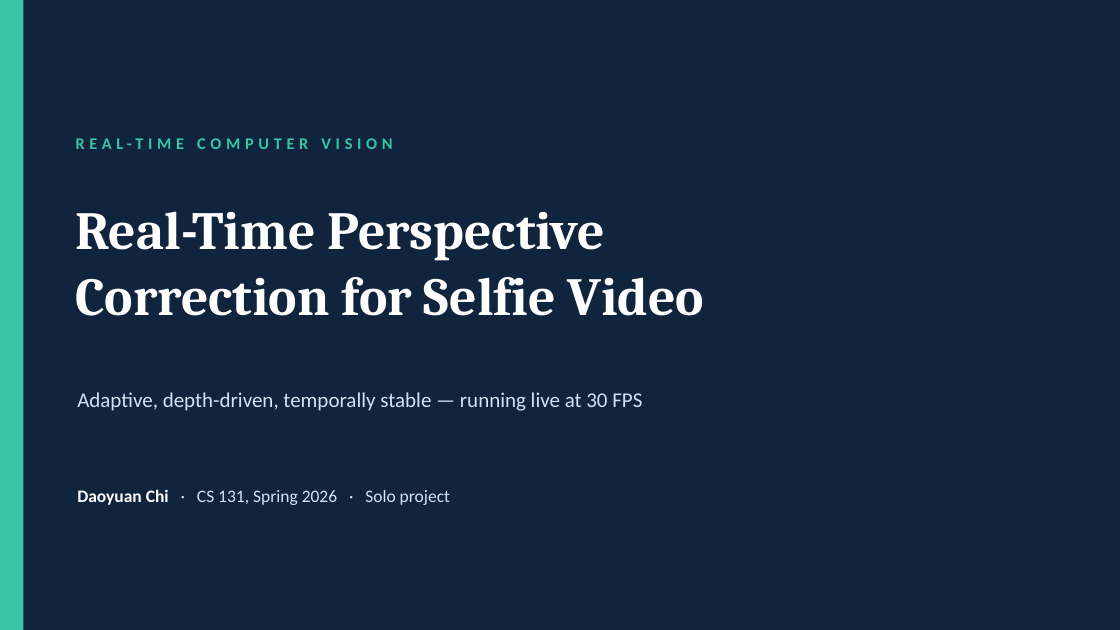
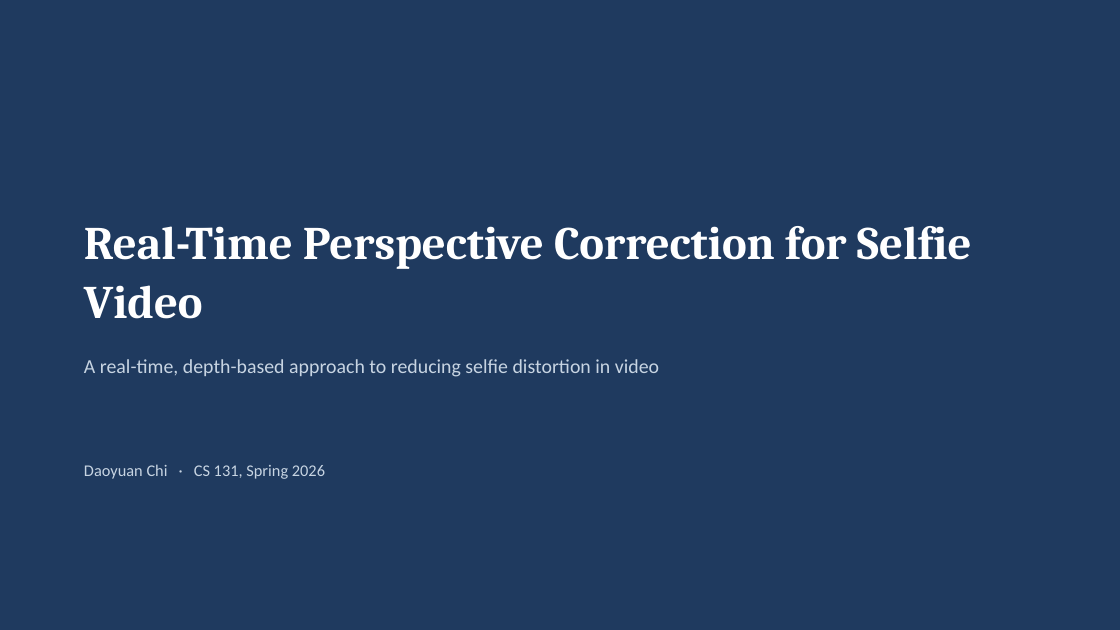
Before and after one commit to Danni281/selfie-perspective-correction, a slide deck: slide 1 of report/demo_slides.pptx. Drawn at 1120x630 pixels with LibreOffice and Linux fonts; fonts in the diff are those of the drawing. Boxes give left, top, right and bottom in pixels: in the first picture for what was removed or moved away, otherwise in the second. Text is boxed around its words. In the diff, an @@ line names an element or a change of style, - is before the commit and + after.

Commit message:
Rebuild demo deck: modest wording, minimal decoration, no face example
Per request: removed the 3-panel face before/after/truth figure from the
deck, plain white slides with a single navy heading and one accent color
(dropped the colored cards, accent bars, stat callouts, and icons), and
hedged the language throughout ("explore whether", "appears to be the
main limit", "roughly 23-30 FPS", "closing roughly 38-93%"). Seven
slides: title, problem, method pipeline, jitter result, CMDP result,
two observations + limitations, summary. Charts and the CMDP figure
unchanged.

```diff
--- a/report/demo_slides.pptx
+++ b/report/demo_slides.pptx
@@ background #10243E to #1F3A5F @@
@@ rectangle removed at [0, 0, 24, 630] @@
@@ text at [84, 226, 972, 319]: text changed; size 46 to 40 pt @@
-Real-Time Perspective
-Correction for Selfie Video
+Real-Time Perspective Correction for Selfie Video
@@ text at [84, 359, 659, 377]: text changed; size 14 to 17 pt; text colour #37C5A3 to #C7D4E2; bold off @@
-REAL-TIME COMPUTER VISION
+A real-time, depth-based approach to reducing selfie distortion in video
@@ text removed at [77, 392, 642, 411] @@
-Adaptive, depth-driven, temporally stable — running live at 30 FPS
@@ text at [84, 464, 325, 479]: text changed; size 15 to 14 pt; text colour #CFE3F2 to #C7D4E2 @@
-Daoyuan Chi · CS 131, Spring 2026 · Solo project
+Daoyuan Chi · CS 131, Spring 2026
```
Also in this commit, not shown: 4 other slides changed, 2 slides added, 2 slides removed, 1 other file.
